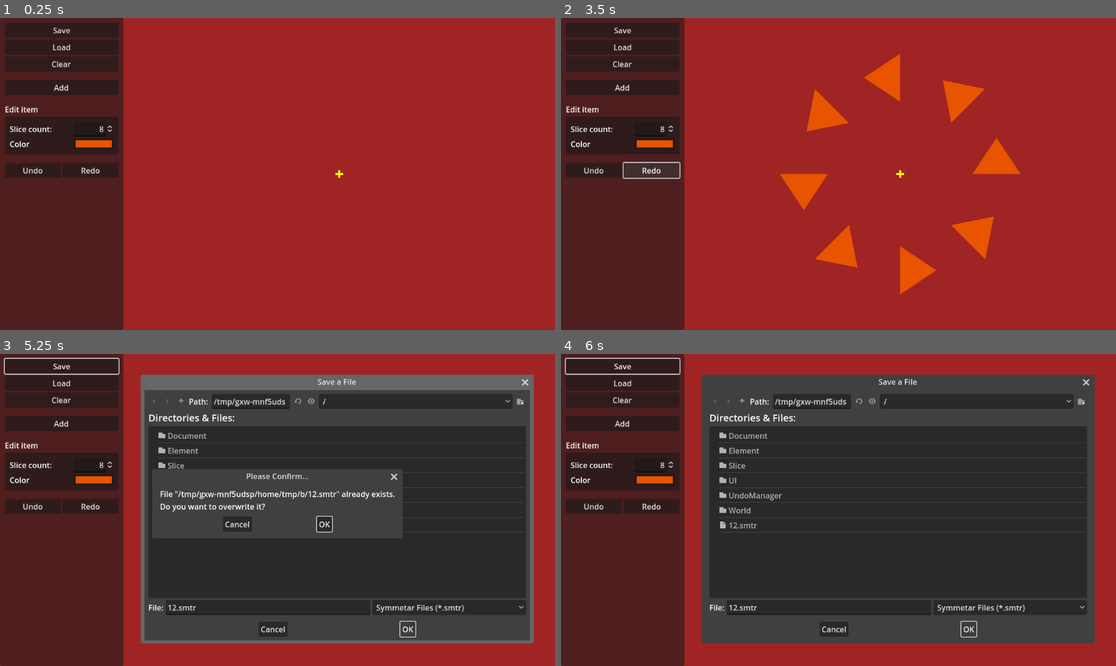
Above: before the commit, frames 1-4 (two rows, left to right).
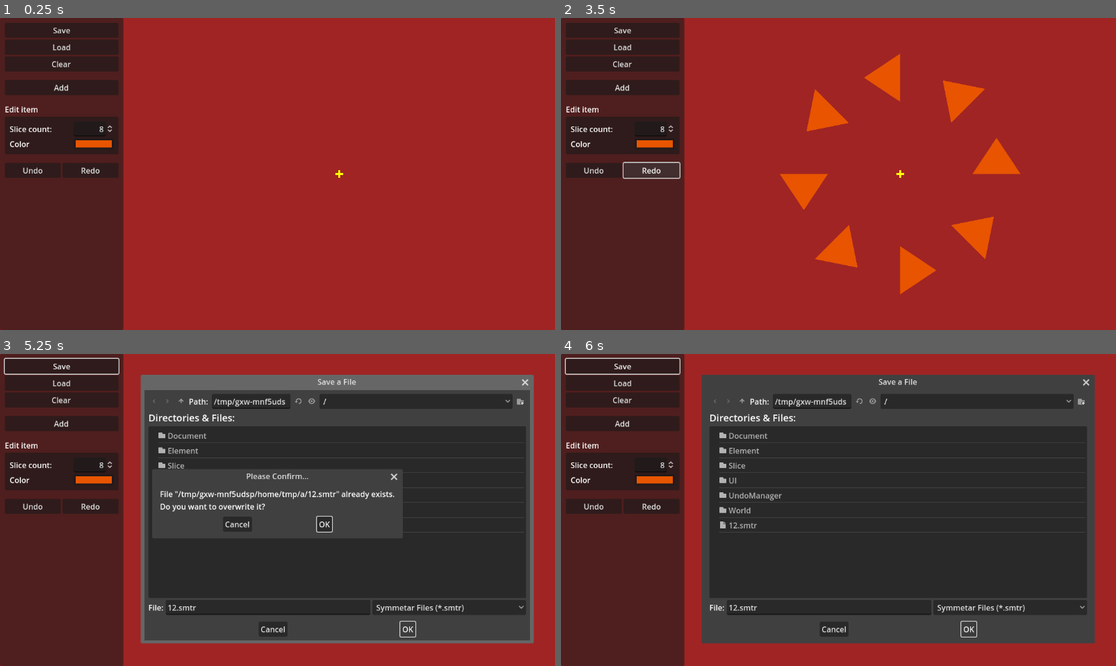
Above: after the commit, the same moments.

Repository: zoeesilcock/symmetar
Game: Godot game, scene res://Main.tscn
Two runs of this game, one before a commit and one after it. Both use one fixed random seed, a clock stepped at 60 frames per second and the inputs below.
Inputs (mouse positions are in pixels of both pictures, inside the frame that each line leads up to):
- Up to frame 1 (0.25 s): no input
- Up to frame 2 (3.5 s): click "Clear" at 0.5 s; click "Add" at 1.25 s; click "Undo" at 2 s; click "Redo" at 2.75 s
- Up to frame 3 (5.25 s): click "Save" at 3.5 s; click (266, 606) at 4.27 s; type "12" at 4.35 s; click "OK" at 5 s
- Up to frame 4 (6 s): click "OK" at 5.75 s

Frames 1-2 are identical in both runs. In frame 3, 0.2% of the frame differs, in the area x 53-72%, y 14-47%; in frame 4, less than 0.1%.

Commit message:
Implement keyboard shortcuts

Diff:
--- a/UI/UI.gd
+++ b/UI/UI.gd
@@ -13,6 +13,28 @@
 	slice_color_input.get_picker().color_changed.connect(_on_slice_color_changed)
 
 	file_dialog.set_filters(PackedStringArray(["*.smtr ; Symmetar Files"]))
+
+func _input(event : InputEvent):
+	if event is InputEventKey and event.pressed:
+		event.command_or_control_autoremap = true
+
+		if event.ctrl_pressed:
+			if event.keycode == KEY_Z and not event.shift_pressed:
+				_on_undo_button_pressed()
+			elif event.keycode == KEY_Z and event.shift_pressed:
+				_on_redo_button_pressed()
+			elif event.keycode == KEY_S:
+				_on_save_button_pressed()
+			elif event.keycode == KEY_O:
+				_on_load_button_pressed()
+			elif event.keycode == KEY_X:
+				_on_clear_button_pressed()
+			elif event.keycode == KEY_A:
+				_on_add_button_pressed()
+			elif event.keycode == KEY_UP:
+				slice_count_input.value += 1
+			elif event.keycode == KEY_DOWN:
+				slice_count_input.value -= 1
 
 func _on_save_button_pressed():
 	file_dialog.file_mode = FileDialog.FILE_MODE_SAVE_FILE
